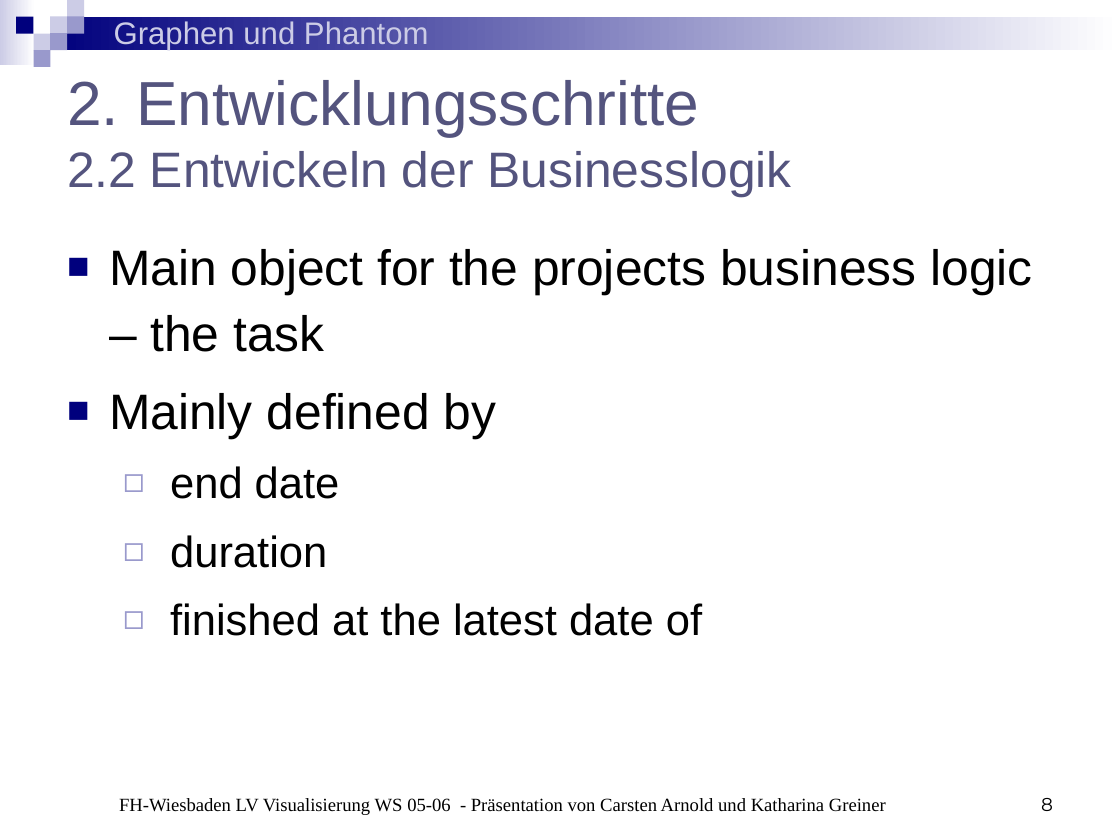
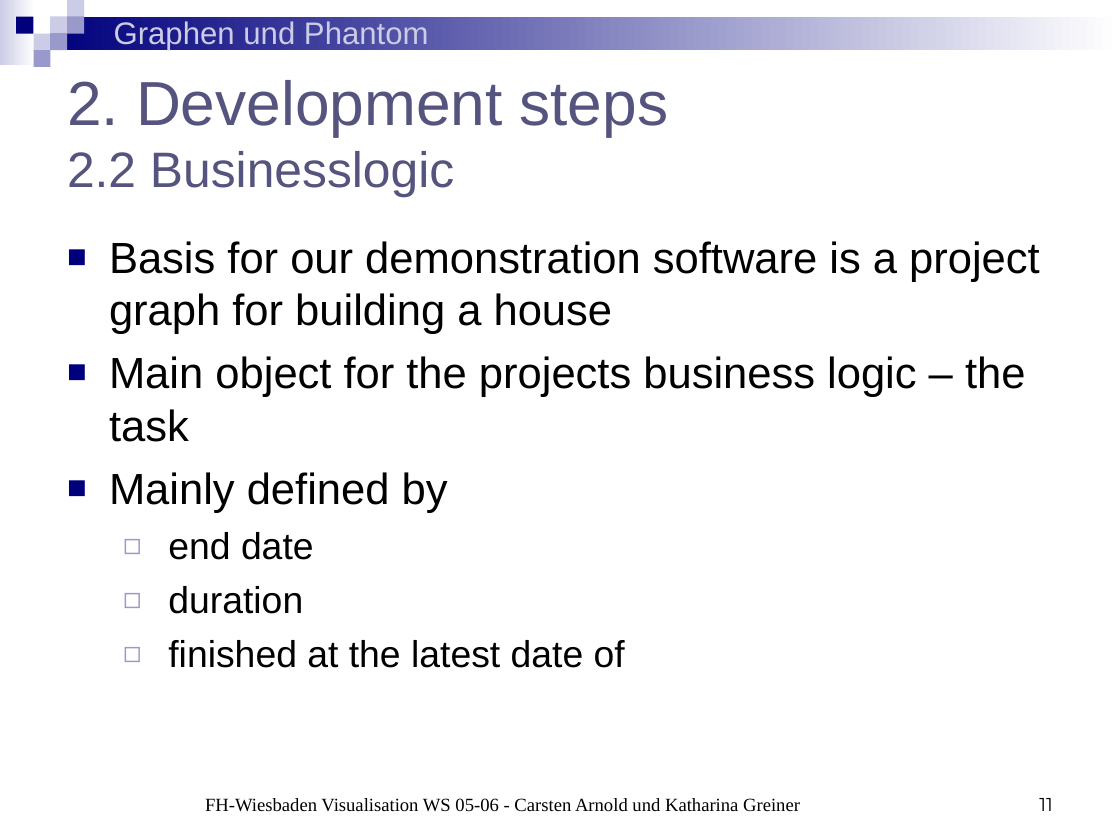
Before and after one commit to BackupTheBerlios/phantom-graphs-svn, a slide deck: slide 11 of trunk/Präsentationen/Präsentation3.ppt (slide 8 before the commit). Drawn at 1120x840 pixels with LibreOffice and Linux fonts; fonts in the diff are those of the drawing. Boxes give left, top, right and bottom in pixels: in the first picture for what was removed or moved away, otherwise in the second. Text is boxed around its words. In the diff, an @@ line names an element or a change of style, - is before the commit and + after.

```diff
--- a/trunk/Präsentationen/Präsentation3.ppt
+++ b/trunk/Präsentationen/Präsentation3.ppt
@@ title at box(67, 80, 669, 198): text changed; size 32 to 40 pt @@
-2. Entwicklungsschritte
-2.2 Entwickeln der Businesslogik
+2. Development steps
+2.2 Businesslogic
@@ text at box(109, 241, 1040, 334): paragraph added @@
+■ Basis for our demonstration software is a project graph for building a house
@@ text at box(109, 356, 1026, 668): size 32 to 28 pt in "Main object for the projects business logic ...", "Mainly defined by"; size 28 to 24 pt in "end date", "duration", "finished at the latest date of"; line spacing 1.1 to 1; less space between paragraphs @@
@@ text at box(205, 798, 800, 812): text changed @@
-FH-Wiesbaden LV Visualisierung WS 05-06 - Präsentation von Carsten Arnold und Katharina Greiner
+FH-Wiesbaden Visualisation WS 05-06 - Carsten Arnold und Katharina Greiner
@@ page number at box(1039, 798, 1052, 811): text changed @@
-8
+11
```
Also in this commit, not shown: 11 other slides changed, 5 slides added, 1 slide removed.
